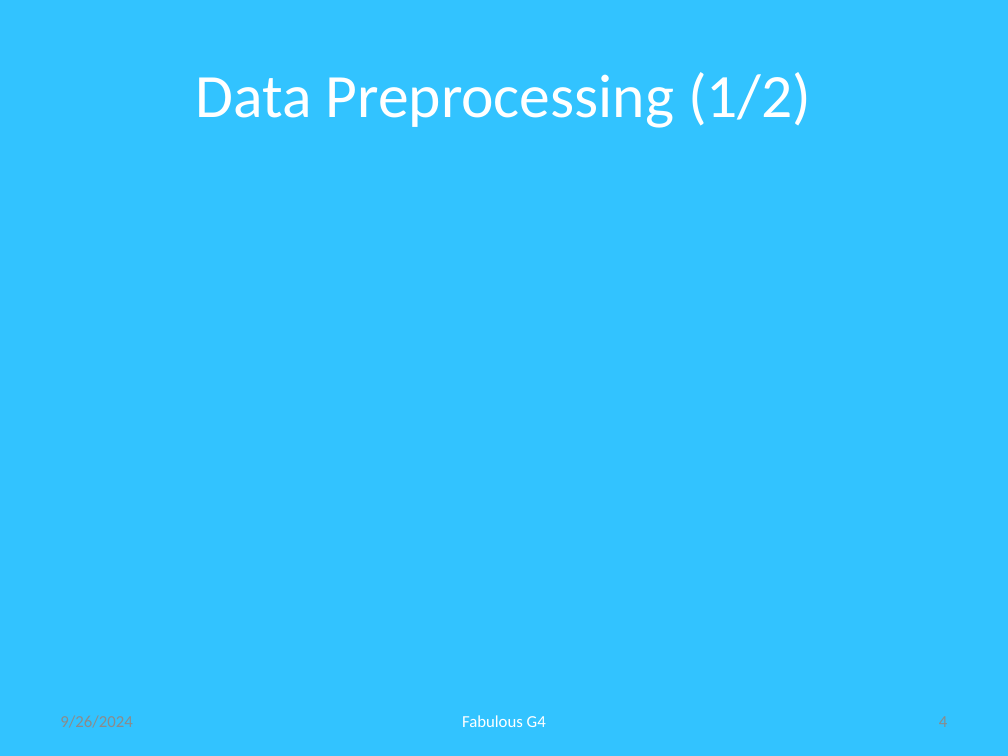
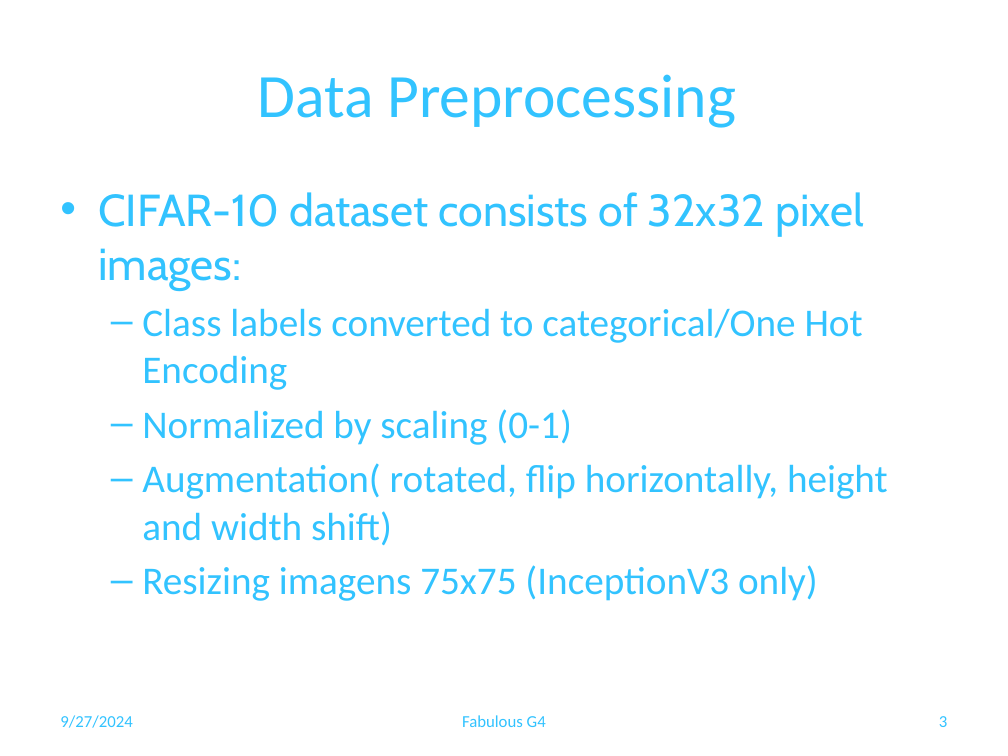
Before and after one commit to babyodacode/image_classification_project, a slide deck: slide 3 of docs/Deep learning Image Classification with CNN_G4.pptx (slide 4 before the commit). Drawn at 1008x756 pixels with LibreOffice and Linux fonts; fonts in the diff are those of the drawing. Boxes give left, top, right and bottom in pixels: in the first picture for what was removed or moved away, otherwise in the second. Text is boxed around its words. In the diff, an @@ line names an element or a change of style, - is before the commit and + after.

```diff
--- a/docs/Deep learning Image Classification with CNN_G4.pptx
+++ b/docs/Deep learning Image Classification with CNN_G4.pptx
@@ background #32C3FF to #FFFFFF @@
@@ title at (x1=257, y1=74, x2=736, y2=128): text changed; text colour #FFFFFF to #32C3FF @@
-Data Preprocessing (1/2)
+Data Preprocessing
@@ text added at (x1=98, y1=192, x2=888, y2=601), 28 pt, text #32C3FF @@
+• CIFAR-10 dataset consists of 32x32 pixel images:
+  – Class labels converted to categorical/One Hot Encoding
+  – Normalized by scaling (0-1)
+  – Augmentation( rotated, flip horizontally, height and width shift)
+  – Resizing imagens 75x75 (InceptionV3 only)
@@ text at (x1=60, y1=715, x2=132, y2=728): text changed; text colour #8C8C8C to #32C3FF @@
-9/26/2024
+9/27/2024
@@ text "Fabulous G4" at (x1=462, y1=715, x2=546, y2=727): text colour #FFFFFF to #32C3FF @@
@@ page number at (x1=939, y1=716, x2=947, y2=727): text changed; text colour #8C8C8C to #32C3FF @@
-4
+3
```
Also in this commit, not shown: 5 other slides changed, 4 slides added, 8 slides removed, 2 other files.
